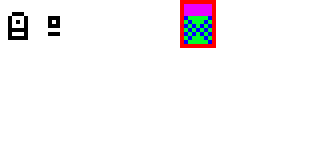
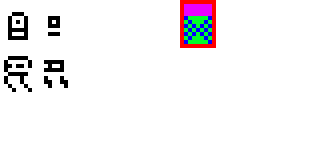
Layer changes from the first 320 x 160 image to the second:
painted on "Background" over [4, 56, 68, 92]
